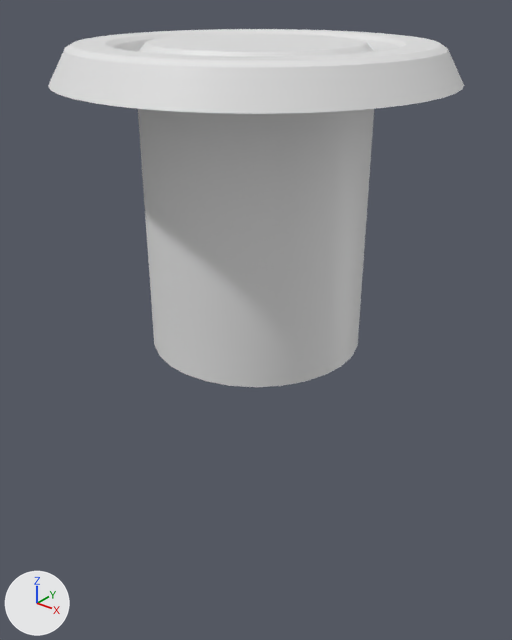
One commit to the glTF model public/assets/models/pillard.glb: the scene before it, then after it.
One viewpoint serves both versions: a 50 mm camera at (2.9, -3.62, 0.58) aimed at (-0.02, 0.03, -1.69). The axes (+X, +Y, +Z) are drawn at lower left. The lights are the same throughout. Where no turn or scale is listed for an object, it has been applied to the vertices. Vertices at the same position are counted once.

The scene before the commit, as lines of its bpy script (objects in view):
```python
me_cylinder = bpy.data.meshes.new('Cylinder')
me_cylinder.from_pydata(...)  # 84 vertices, 164 faces; spans x -0.74..0.74, y -0.74..0.74, z -1.78..0.22
me_torus = bpy.data.meshes.new('Torus')
me_torus.from_pydata(...)  # 258 vertices, 430 faces; spans x -1.25..1.25, y -1.25..1.25, z 0.0..0.22
ob_base = bpy.data.objects.new('base', me_torus)
ob_base.location = (0.007, 0.0, 0.0)
ob_cylinder = bpy.data.objects.new('Cylinder', me_cylinder)
ob_cylinder.location = (0.007, 0.0, 0.0)
```
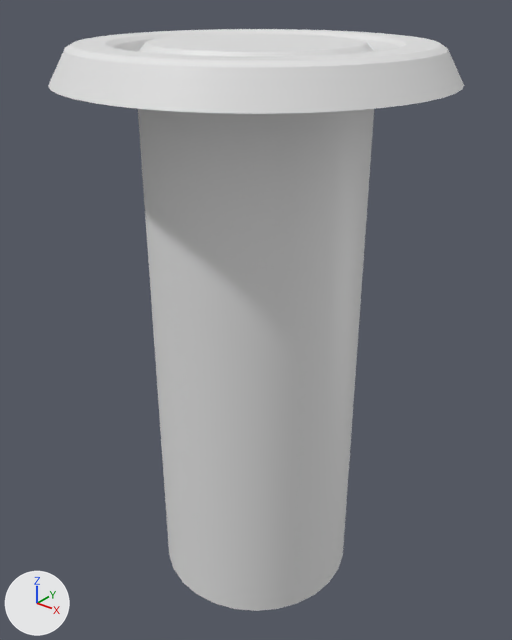
The edits, one by one:
me_cylinder has 84 vertices, 164 faces and spans x -0.74..0.74, y -0.74..0.74, z -1.78..0.22.
me_cylinder is used by ob_cylinder; location (0.007, 0.0, 0.0).
me_cylinder part 1: all 28 vertices in x -0.74..0.74, y -0.74..0.74, z -1.78 are moved by (0.0, 0.0, -1.97).

Changed parts and their boxes (x1, y1, x2, y2) in the pictures (512 x 640 px; the box of a moved part takes in the faces that stretch with it):
'Cylinder', reshaped (63% taller)
    before: (138, 33, 374, 387)
    after: (138, 33, 374, 611)
part 1 of me_cylinder, moved or reshaped
    before: (154, 343, 358, 387)
    after: (154, 343, 358, 611)
